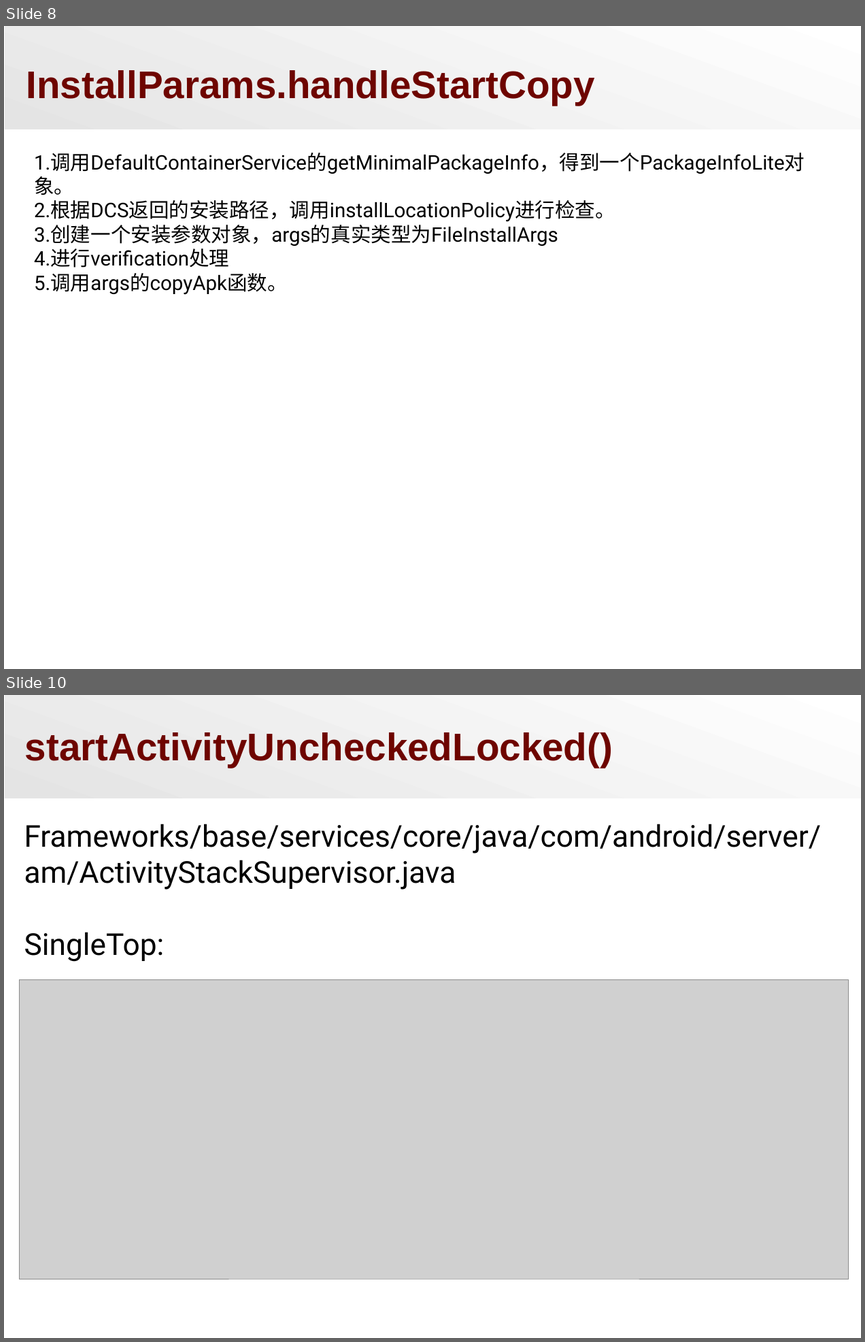
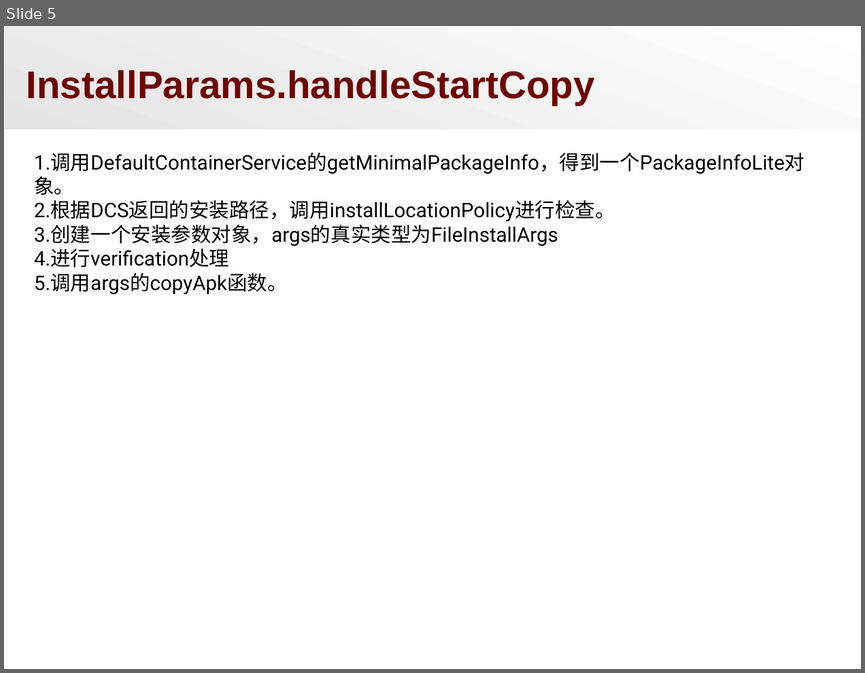
Before and after one commit to zacario-li/DocShare_for_Stesha, a slide deck: APK Installation.ppt. Shown one above the other, each under a label of ours: slides 8 and 10 before the commit, slide 5 after it; the slides between them are not shown. The pictures are 865x1342 and 865x673 pixels, drawn with LibreOffice and Linux fonts; fonts in the diff are those of the drawing; grey boxes stand for pictures; background and template pictures are left out. Boxes give left, top, right and bottom in pixels: in the first picture for what was removed or moved away, otherwise in the second. Text is boxed around its words. In the diff, an @@ line names an element or a change of style, - is before the commit and + after.

```diff
--- a/APK Installation.ppt
+++ b/APK Installation.ppt
@@ slide 10 removed at (4,695,861,1338), background #FFFFFF; not listed: 1 template element that a slide beside it also shows @@
@@ title removed at (25,732,613,767) @@
-startActivityUncheckedLocked()
@@ text removed at (24,824,821,962) @@
-Frameworks/base/services/core/java/com/android/server/am/ActivityStackSupervisor.java
-SingleTop:
@@ picture removed at (20,979,849,1278) @@
@@ what was slide 8 is now slide 5 @@
```
Also in this commit, not shown: 1 slide changed, 10 other slides removed, 9 other files.
